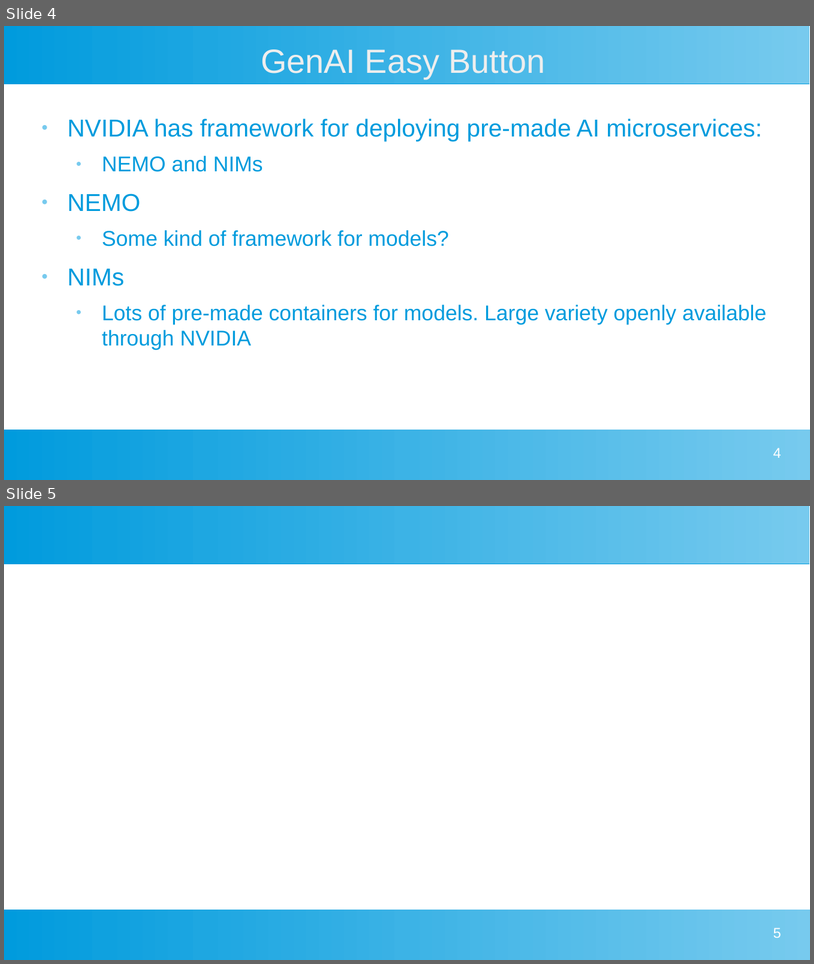
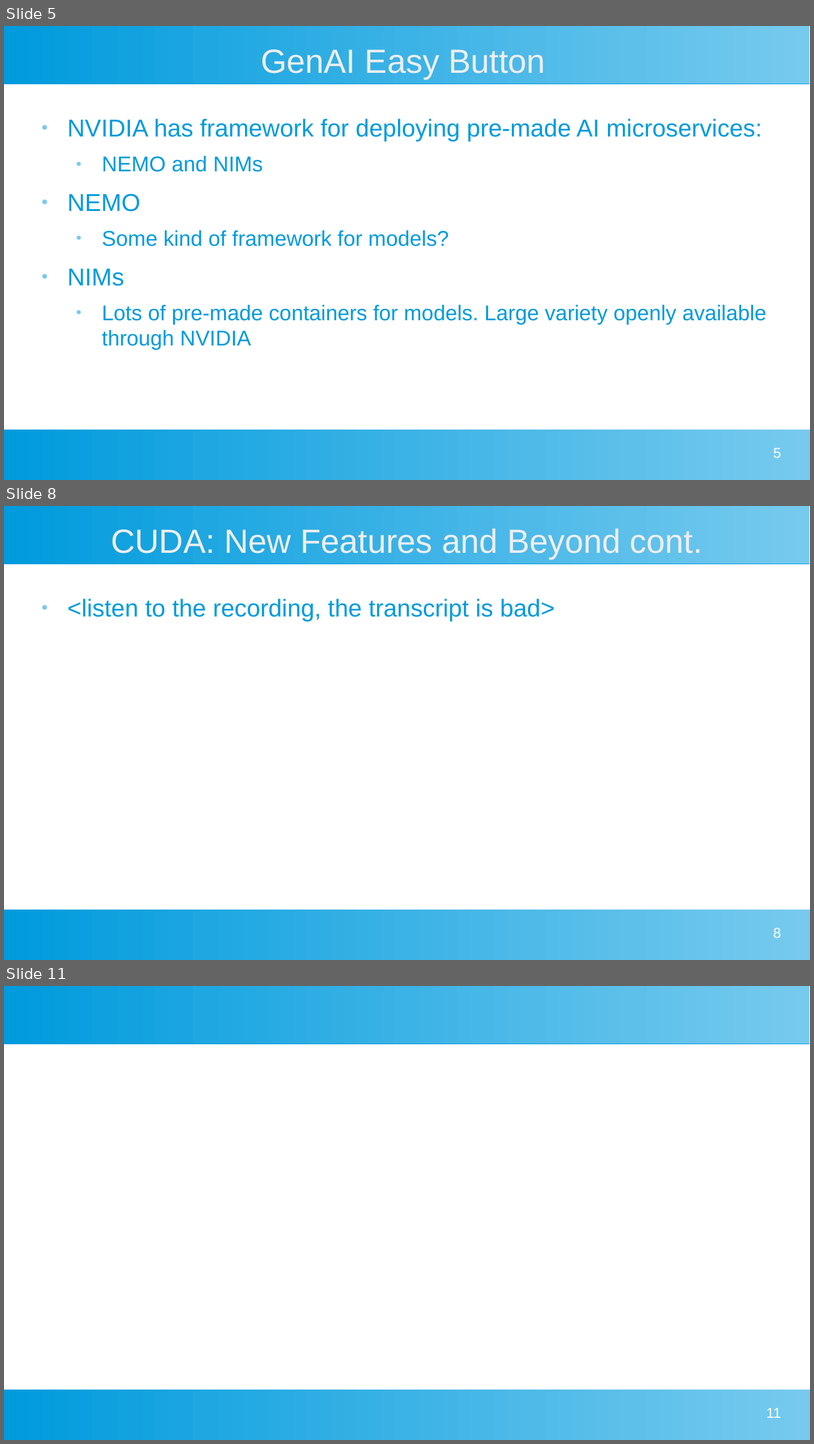
Before and after one commit to Justingunnh/gtc_2025, a slide deck: gtc_2025.odp. Shown one above the other, each under a label of ours: slides 4 and 5 before the commit, slides 5, 8 and 11 after it; the slides between them are not shown. The pictures are 814x964 and 814x1444 pixels, drawn with LibreOffice and Linux fonts; fonts in the diff are those of the drawing. Boxes give left, top, right and bottom in pixels: in the first picture for what was removed or moved away, otherwise in the second. Text is boxed around its words. In the diff, an @@ line names an element or a change of style, - is before the commit and + after.

Commit message:
more recordings

```diff
--- a/gtc_2025.odp
+++ b/gtc_2025.odp
@@ slide 8 added at [4, 506, 810, 960], background #FFFFFF; not listed: 2 template elements that a slide beside it also shows @@
@@ title added at [111, 528, 703, 559], 33 pt, text #EEEEEE @@
+CUDA: New Features and Beyond cont.
@@ text added at [68, 598, 555, 621], 24 pt, text #009BDD @@
+● <listen to the recording, the transcript is bad>
@@ page number added at [774, 927, 782, 937], 14 pt, text #FFFFFF @@
+8
@@ what was slide 4 is now slide 5 @@
@@ page number at [774, 447, 782, 457]: text changed @@
-4
+5
@@ what was slide 5 is now slide 11 @@
@@ page number at [767, 1407, 782, 1417]: text changed @@
-5
+11
```
Also in this commit, not shown: 1 slide changed, 7 other slides added, 1 slide removed, 17 other files.
